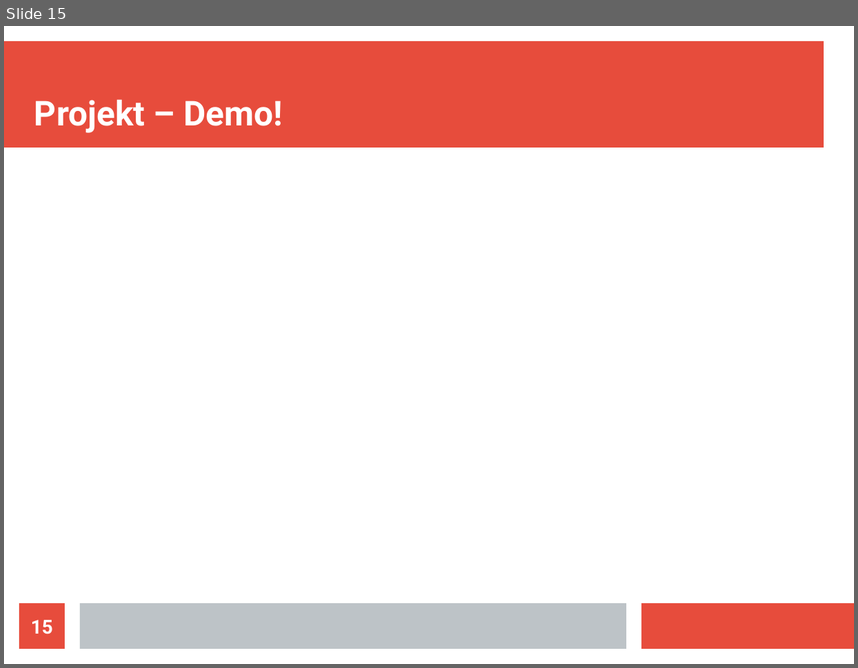
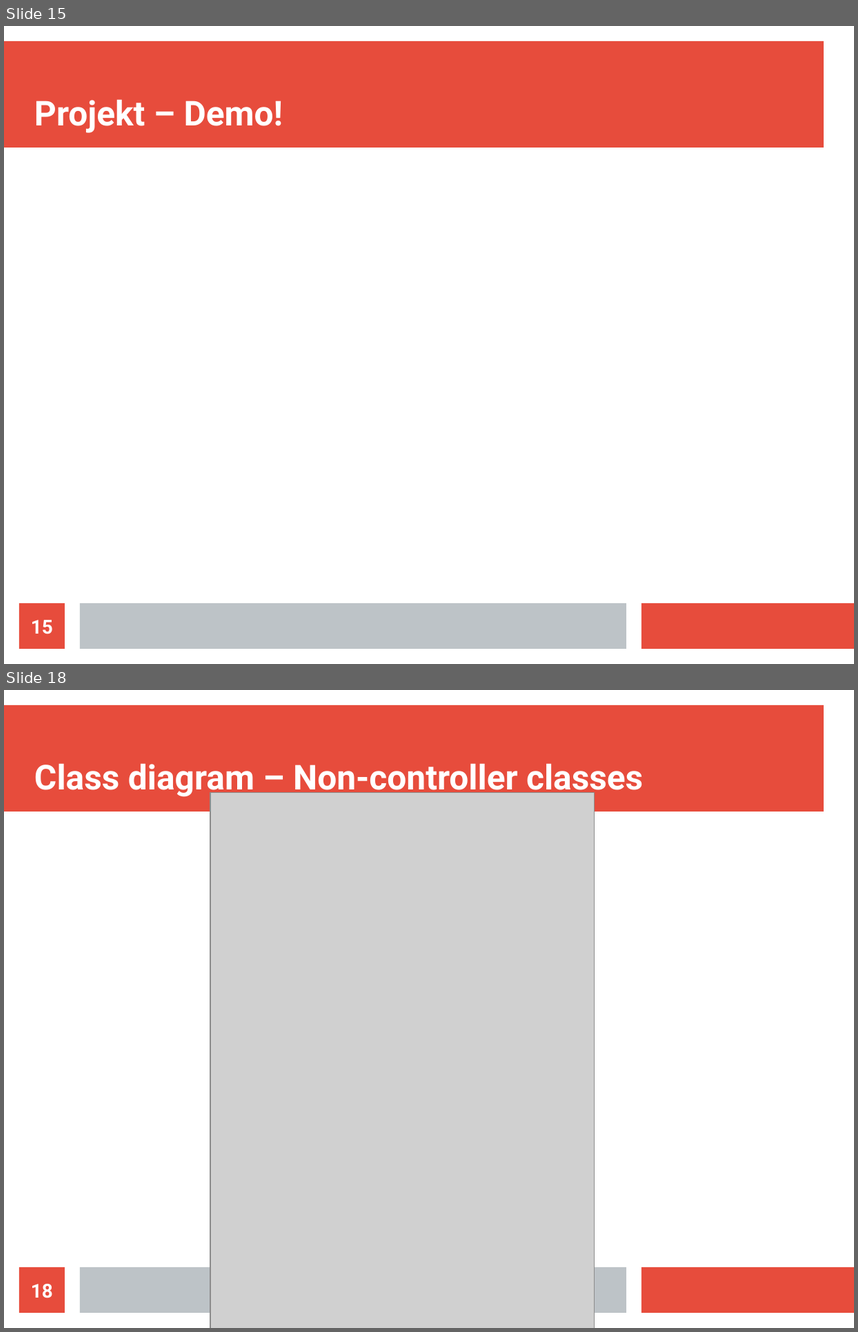
Before and after one commit to Nastynick/NewProject, a slide deck: Project2/Resources/Powerpoint project2.odp. Shown one above the other, each under a label of ours: slide 15 before the commit, slides 15 and 18 after it; the slides between them are not shown. The pictures are 858x668 and 858x1332 pixels, drawn with LibreOffice and Linux fonts; fonts in the diff are those of the drawing; grey boxes stand for pictures. Boxes give left, top, right and bottom in pixels: in the first picture for what was removed or moved away, otherwise in the second. Text is boxed around its words. In the diff, an @@ line names an element or a change of style, - is before the commit and + after.

```diff
--- a/Project2/Resources/Powerpoint project2.odp
+++ b/Project2/Resources/Powerpoint project2.odp
@@ slide 18 added at (4, 690, 854, 1328), background #FFFFFF; not listed: 3 template elements that a slide beside it also shows @@
@@ title added at (34, 763, 643, 797), 32 pt, text #FFFFFF, bold @@
+Class diagram – Non-controller classes
@@ picture added at (211, 793, 595, 1328) @@
@@ page number added at (19, 1267, 65, 1312), fill #E74C3C, 18 pt, text #FFFFFF, bold @@
+18
```
Also in this commit, not shown: 9 other slides added, 11 other files.
